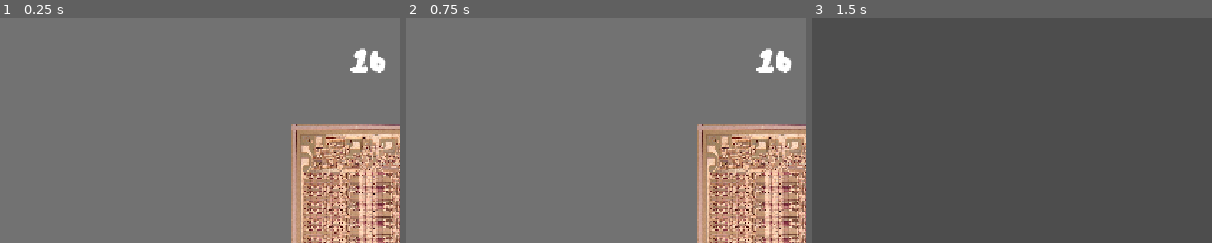
Above: before the commit, frames 1-3 (left to right).
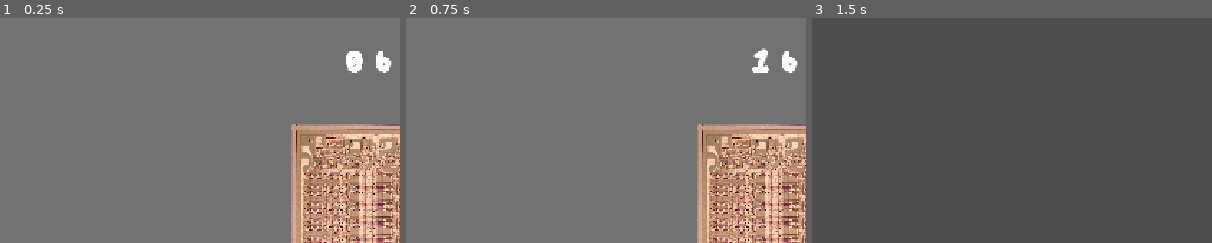
Above: after the commit, the same moments.

Repository: wuffgame/RAM-Clicker
Game: Godot game, scene res://sceny/main.tscn
Same seed, same stepped clock (60 frames per second), same inputs: the game is played once before the commit and once after it. This scene is started directly instead of the project's main scene.
Inputs (mouse positions are % of the whole screen's width and height, from its top left):
- Up to frame 1 (0.25 s): no input
- Up to frame 2 (0.75 s): click (50, 50) at 0.5 s
- Up to frame 3 (1.5 s): click "Shop" at 1.25 s
The pictures show only the part of the screen within x 4-54%, y 0-50%; the shares and areas given below are measured in that part.

The runs differ from the first frame. In frame 1, 0.6% of the frame differs, in the area x 86-98%, y 13-25%; in frame 2, 0.6%; in frame 3, nothing differs.

Commit message:
Added updating counter label and ZB

Diff:
--- a/ram-clicker/skrypty/ram.gd
+++ b/ram-clicker/skrypty/ram.gd
@@ -6,14 +6,22 @@
 var original_scale: Vector2
 var original_position: Vector2
 
+@onready var counter_label: Label = get_node("../Counter")
+
 func _ready() -> void:
 	original_scale = scale
 	original_position = position
 	pressed.connect(_on_pressed)
+	update_counter_display()
 
 func _on_pressed() -> void:
 	play_click_effect()
 	Global.counter += 1 * Global.multi
+	update_counter_display()
+
+func update_counter_display() -> void:
+	if counter_label:
+		counter_label.text = format_bytes(Global.counter)
 
 func play_click_effect() -> void:
 	var tween = create_tween().set_parallel(true)
@@ -30,7 +38,7 @@
 	return_tween.tween_property(self, "position", original_position, tween_duration)
 
 func format_bytes(bytes: float) -> String:
-	var units = ["B", "KB", "MB", "GB", "TB", "PB", "EB"]
+	var units = ["B", "KB", "MB", "GB", "TB", "PB", "EB", "ZB"]
 	var i = 0
 
 	while bytes >= 1024.0 and i < units.size() - 1:
